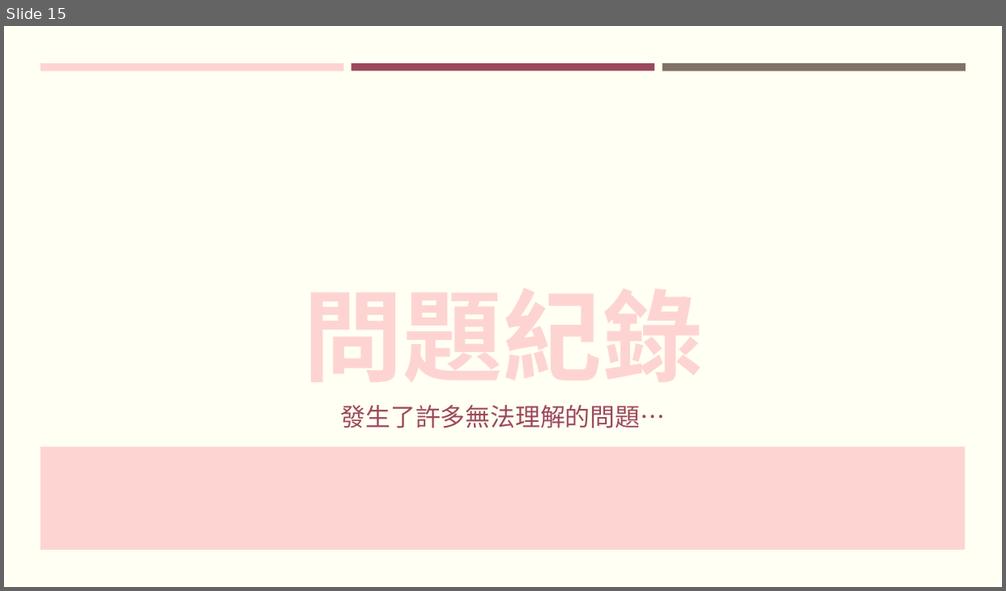
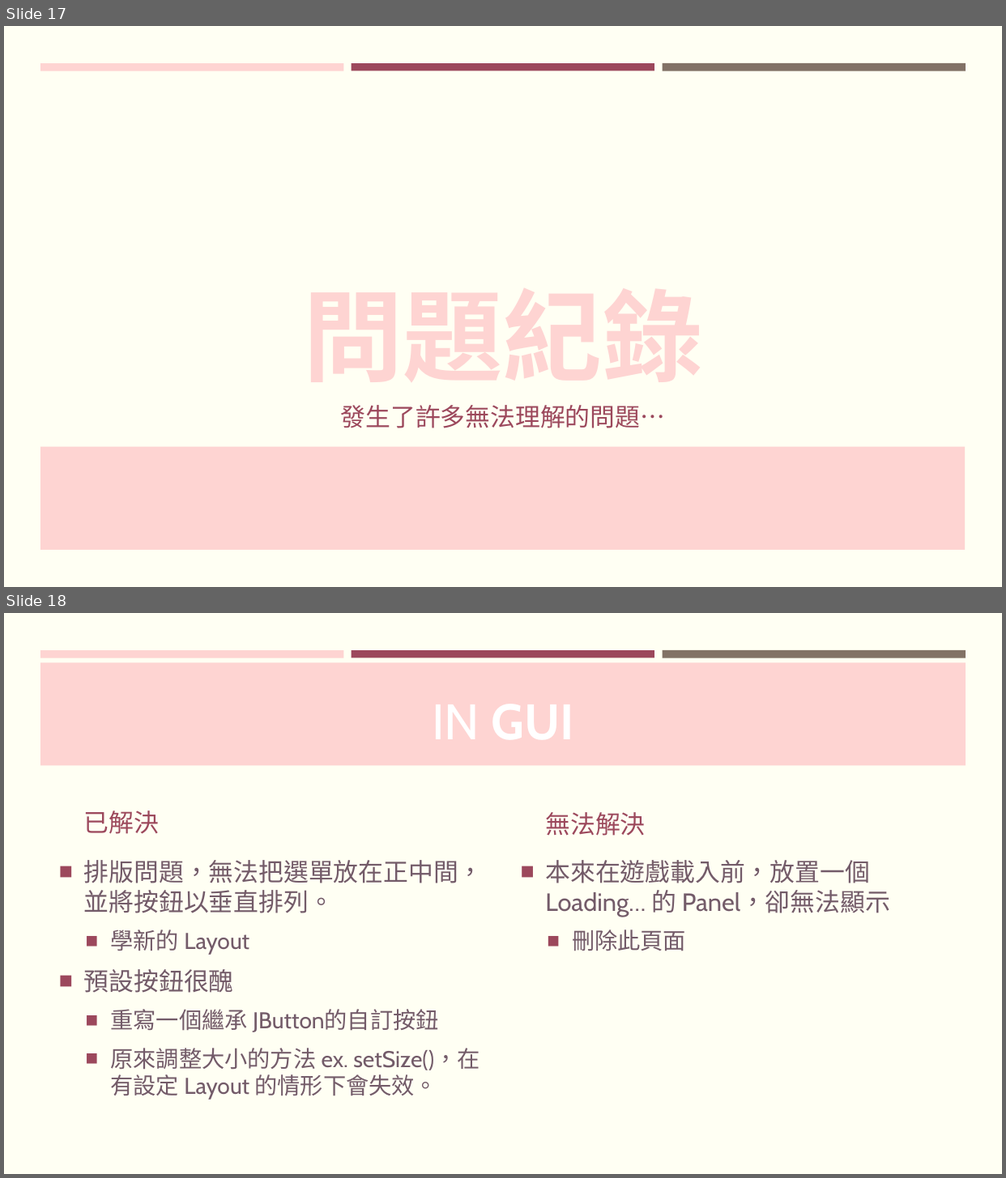
Before and after one commit to FalconLee1011/Java-Final, a slide deck: PPT/JAVA Final project.pptx. Shown one above the other, each under a label of ours: slide 15 before the commit, slides 17 and 18 after it. The pictures are 1006x591 and 1006x1178 pixels, drawn with LibreOffice and Linux fonts; fonts in the diff are those of the drawing. Boxes give left, top, right and bottom in pixels: in the first picture for what was removed or moved away, otherwise in the second. Text is boxed around its words. In the diff, an @@ line names an element or a change of style, - is before the commit and + after.

```diff
--- a/PPT/JAVA Final project.pptx
+++ b/PPT/JAVA Final project.pptx
@@ slide 18 added at bbox=[4, 613, 1002, 1174], background #FFFFF3; not listed: 3 template elements that a slide beside it also shows @@
@@ rectangle added at bbox=[40, 662, 966, 766], fill #FED4D2 @@
@@ text added at bbox=[84, 811, 159, 834], 24 pt, text #9C485C @@
+已解決
@@ text added at bbox=[545, 812, 645, 836], 24 pt, text #9C485C @@
+無法解決
@@ text added at bbox=[84, 860, 484, 1100], 22 pt, text #735B69 @@
+■ 排版問題，無法把選單放在正中間，並將按鈕以垂直排列。
+  ■ 學新的 Layout
+■ 預設按鈕很醜
+  ■ 重寫一個繼承 JButton的自訂按鈕
+  ■ 原來調整大小的方法 ex. setSize()，在有設定 Layout 的情形下會失效。
@@ text added at bbox=[545, 860, 890, 952], 24 pt, text #735B69 @@
+■ 本來在遊戲載入前，放置一個Loading… 的 Panel，卻無法顯示
+  ■ 刪除此頁面
@@ what was slide 15 is now slide 17 @@
```
Also in this commit, not shown: 5 slides changed, 5 other slides added, 1 other file.
